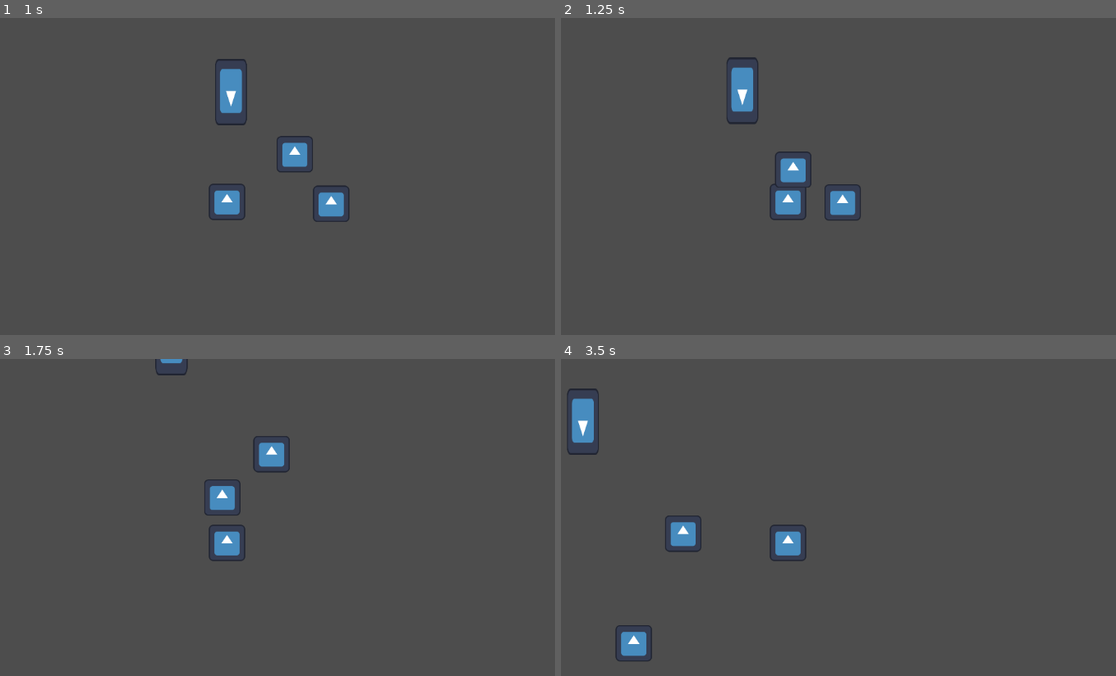
Above: before the commit, frames 1-4 (two rows, left to right).
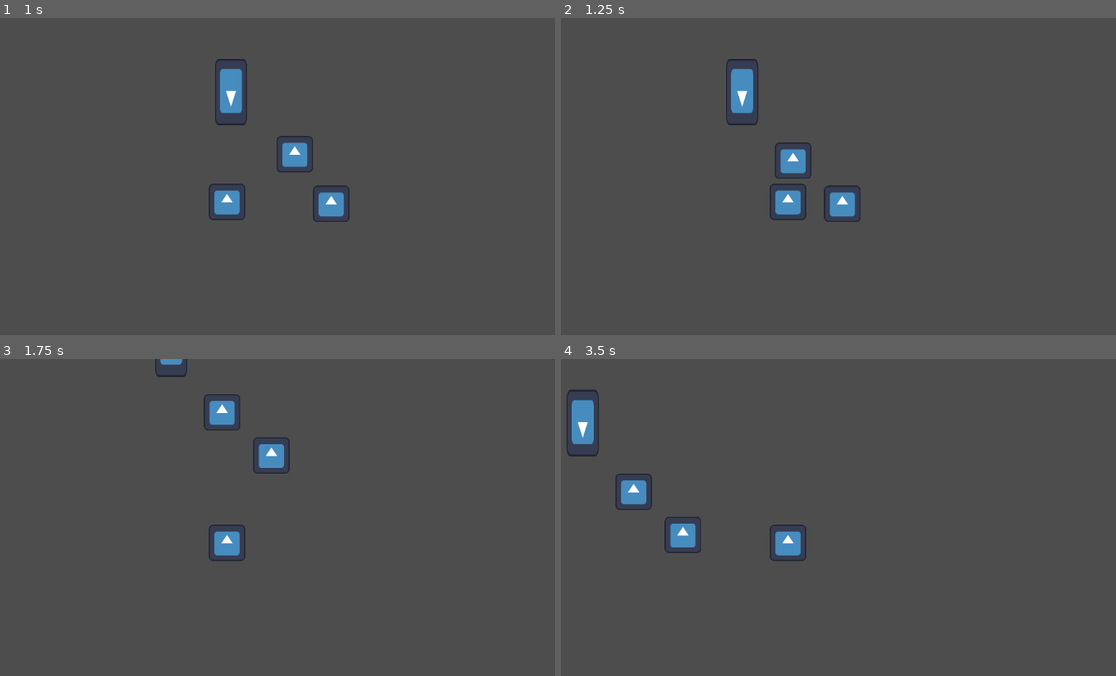
Above: after the commit, the same moments.

Repository: Routund/Mount_Belforte
Game: Godot game, scene res://Scenes/Overworld.tscn
Two runs of this game, one before a commit and one after it. Both use one fixed random seed, a clock stepped at 60 frames per second and the inputs below. The engine's default icon, where the game draws it, is replaced by a stand-in: a white triangle on a blue panel in a dark square.
Inputs:
- Up to frame 1 (1 s): hold D (right) from 0.53 s (still down)
- Up to frame 2 (1.25 s): keep holding D (right)
- Up to frame 3 (1.75 s): release D (right) at 1.28 s; hold S (down) from 1.28 s (still down)
- Up to frame 4 (3.5 s): release S (down) at 2.03 s; hold D (right) 2.03-2.78 s; hold W (up) from 2.78 s (still down)

Frame 1 is identical in both runs. In frame 2, 0.8% of the frame differs, in the area x 29-54%, y 12-65%; in frame 3, 1.1%; in frame 4, 1.3%, in the area x 1-26%, y 9-96%.
Error before the commit: Error setting property 'velocity' with value of type int. (res://Scripts/Rock_bat.gd:40)

Commit message:
rock bat getting stuck to player

Diff:
--- a/Scenes/rock_bat.tscn
+++ b/Scenes/rock_bat.tscn
@@ -3,8 +3,8 @@
 [ext_resource type="Script" path="res://Scripts/Rock_bat.gd" id="1_q14sj"]
 [ext_resource type="Texture2D" uid="uid://b5ihyqj52x60r" path="res://Sprites/icon.svg" id="2_nwj0k"]
 
-[sub_resource type="CircleShape2D" id="CircleShape2D_batms"]
-radius = 56.0
+[sub_resource type="RectangleShape2D" id="RectangleShape2D_we7ai"]
+size = Vector2(128, 128)
 
 [sub_resource type="RectangleShape2D" id="RectangleShape2D_ytydg"]
 size = Vector2(160, 160)
@@ -16,7 +16,7 @@
 texture = ExtResource("2_nwj0k")
 
 [node name="Rock_collision" type="CollisionShape2D" parent="."]
-shape = SubResource("CircleShape2D_batms")
+shape = SubResource("RectangleShape2D_we7ai")
 
 [node name="Area2D" type="Area2D" parent="."]
 
@@ -26,22 +26,22 @@
 [node name="NavigationAgent2D" type="NavigationAgent2D" parent="."]
 
 [node name="down" type="RayCast2D" parent="."]
-scale = Vector2(30, 1)
-target_position = Vector2(0, 80)
+scale = Vector2(20, 1)
+target_position = Vector2(0, 72)
 
 [node name="up" type="RayCast2D" parent="."]
 rotation = 3.14159
-scale = Vector2(30, 1)
-target_position = Vector2(0, 80)
+scale = Vector2(20, 1)
+target_position = Vector2(-6.08444e-06, 72)
 
 [node name="left" type="RayCast2D" parent="."]
 rotation = 1.5708
-scale = Vector2(30, 1)
-target_position = Vector2(0, 80)
+scale = Vector2(20, 1)
+target_position = Vector2(8.68798e-06, 72)
 
 [node name="right" type="RayCast2D" parent="."]
 rotation = 4.71239
-scale = Vector2(30, 1)
-target_position = Vector2(0, 80)
+scale = Vector2(20, 1)
+target_position = Vector2(2.31744e-06, 72)
 
 [connection signal="body_entered" from="Area2D" to="." method="_on_area_2d_body_entered"]
--- a/Scenes/slime_spawner.tscn
+++ b/Scenes/slime_spawner.tscn
@@ -1,9 +1,12 @@
-[gd_scene load_steps=3 format=3 uid="uid://boojurd07rf2h"]
+[gd_scene load_steps=4 format=3 uid="uid://boojurd07rf2h"]
 
 [ext_resource type="Script" path="res://Scripts/Slime spawner.gd" id="1_vlr0d"]
 [ext_resource type="Texture2D" uid="uid://b5ihyqj52x60r" path="res://Sprites/icon.svg" id="2_j5vyl"]
 
-[node name="Slime spawner" type="Node2D"]
+[sub_resource type="RectangleShape2D" id="RectangleShape2D_4v3la"]
+size = Vector2(112, 224)
+
+[node name="Slime spawner" type="CharacterBody2D"]
 script = ExtResource("1_vlr0d")
 
 [node name="Sprite2D" type="Sprite2D" parent="."]
@@ -16,4 +19,7 @@
 wait_time = 5.0
 autostart = true
 
+[node name="CollisionShape2D" type="CollisionShape2D" parent="."]
+shape = SubResource("RectangleShape2D_4v3la")
+
 [connection signal="timeout" from="Spawn_time" to="." method="_on_spawn_time_timeout"]
--- a/Scripts/Rock_bat.gd
+++ b/Scripts/Rock_bat.gd
@@ -4,6 +4,7 @@
 
 var rock = false
 var speed = 600
+var rock_speed = 1000
 @onready var player = get_parent().get_node("Player")
 
 var movement_speed: float = 400.0
@@ -19,11 +20,12 @@
 	call_deferred("actor_setup")
 
 func actor_setup():
-	# Wait for the first physics frame so the NavigationServer can sync.
-	await get_tree().physics_frame
-	set_movement_target(_movement_target_position)
+	if rock == false:
+		await get_tree().physics_frame
+		set_movement_target(_movement_target_position)
 func set_movement_target(_movement_target: Vector2):
-	navigation_agent.target_position = player.global_position
+	if rock == false:
+		navigation_agent.target_position = player.global_position
 
 func _physics_process(_delta):
 	if rock == false:
@@ -36,16 +38,16 @@
 		new_velocity = new_velocity.normalized()
 		velocity = new_velocity * speed
 	else:
+		var direction = Vector2()
 		if $down.is_colliding():
-			velocity = speed
+			direction += Vector2(0,-1)
 		elif $up.is_colliding():
-			velocity = speed
+			direction += Vector2(0,1)
 		elif $left.is_colliding():
-			velocity = speed
+			direction += Vector2(1,0)
 		elif $right.is_colliding():
-			velocity = speed
-		else:
-			pass
+			direction += Vector2(-1,0)
+		velocity = direction * rock_speed
 	move_and_slide()
 
 
--- a/Scripts/Slime spawner.gd
+++ b/Scripts/Slime spawner.gd
@@ -1,4 +1,4 @@
-extends Node2D
+extends CharacterBody2D
 
 var slime = preload("res://Scenes/slime.tscn")
 # Called when the node enters the scene tree for the first time.
Not shown, added: Scenes/Ove1831.tmp
